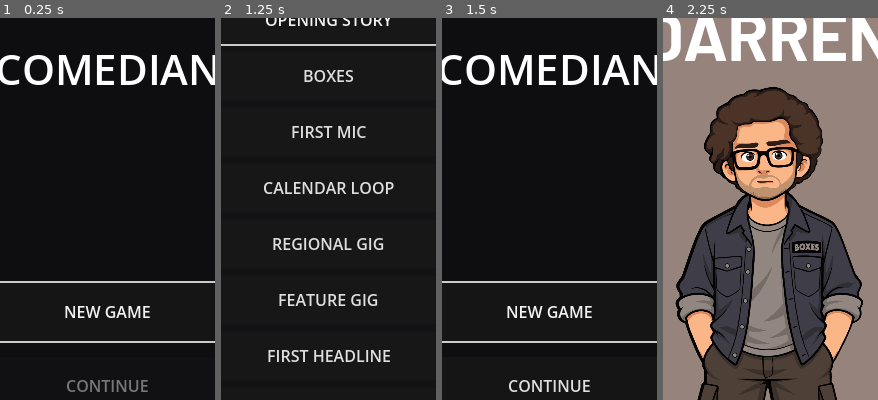
Above: before the commit, frames 1-4 (left to right).
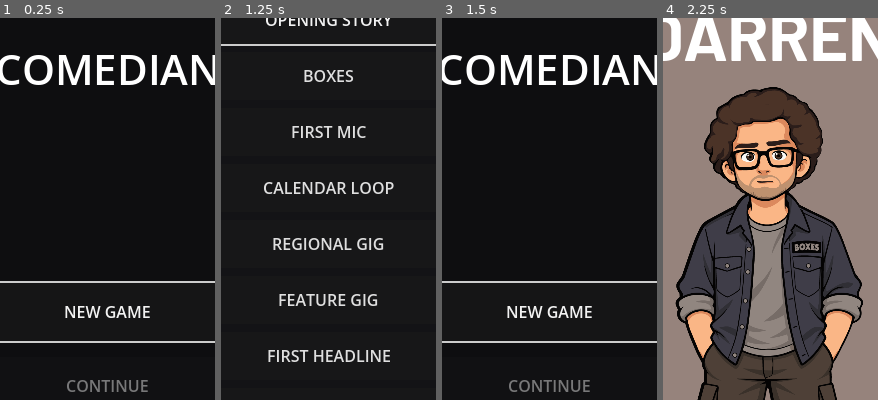
Above: after the commit, the same moments.

Repository: patrickcallahancomedy/comedian
Game: Godot game, scene res://scenes/core/main_menu.tscn
The game is run twice, just before and just after one commit, with the same random seed, the same clock (stepped at 60 frames per second) and the same inputs.
Inputs:
- Up to frame 1 (0.25 s): no input
- Up to frame 2 (1.25 s): click "DEVELOPER JUMP MENU" at 0.5 s
- Up to frame 3 (1.5 s): click "BACK TO TITLE" at 1.25 s
- Up to frame 4 (2.25 s): click "NEW GAME" at 2 s
The pictures show only the part of the screen within x 25-75%, y 19-69%; the shares and areas given below are measured in that part.

Frames 1-2 are identical in both runs. In frame 3, 0.6% of the frame differs, in the area x 31-69%, y 94-98%; in frame 4, nothing differs.

Commit message:
Keep menu routes from overwriting Continue checkpoints

Diff:
--- a/godot/systems/scene_router.gd
+++ b/godot/systems/scene_router.gd
@@ -90,9 +90,10 @@
 		push_error("SceneRouter could not open route %s" % route_id)
 		return false
 
-	# Saving here makes Continue point at the destination that actually loaded,
-	# rather than the module the player just finished.
-	SaveManager.save_game()
+	# Gameplay routes are checkpoints. Menu/dev routes deliberately do not
+	# overwrite the last playable checkpoint, so Continue returns to the game.
+	if route_id != "main_menu" and route_id != "dev_menu":
+		SaveManager.save_game()
 	route_changed.emit(route_id)
 	return true
 
